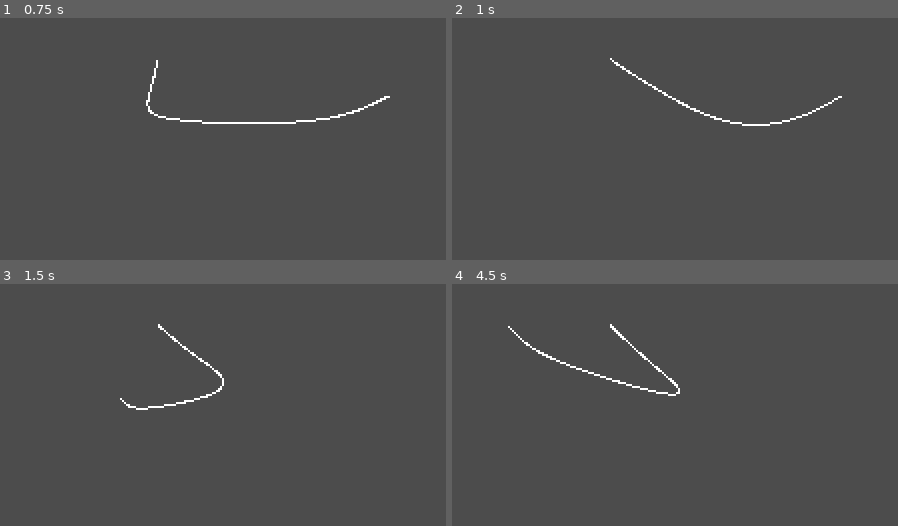
Above: before the commit, frames 1-4 (two rows, left to right).
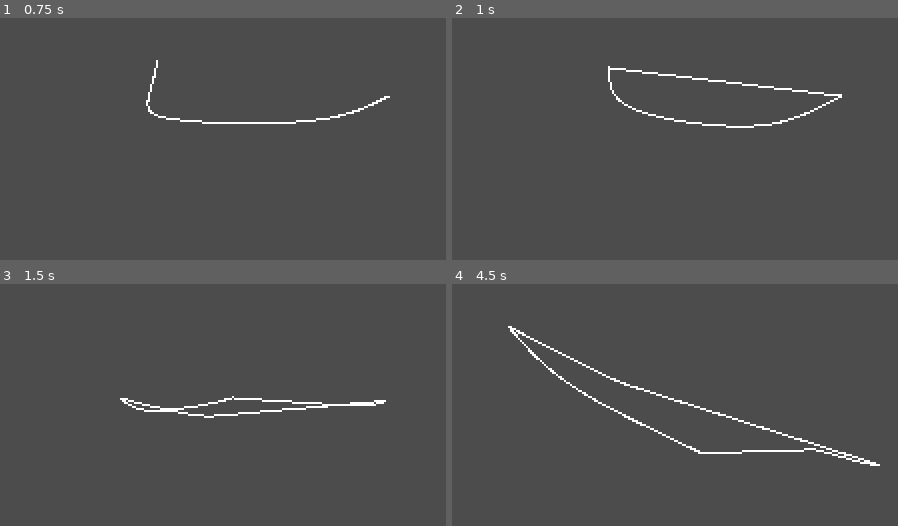
Above: after the commit, the same moments.

Repository: nezvers/Godot_Public_Examples
Game: Godot game, scene res://Scene.tscn
Two runs of this game, one before a commit and one after it. Both use one fixed random seed, a clock stepped at 60 frames per second and the inputs below.
Inputs (mouse positions are in pixels of both pictures, inside the frame that each line leads up to):
- Up to frame 1 (0.75 s): move the mouse to (388, 95) at 0.52 s; press the mouse at (388, 95) at 0.53 s
- Up to frame 2 (1 s): right-click (840, 95) at 0.8 s
- Up to frame 3 (1.5 s): move the mouse to (120, 397) at 1.27 s; release the mouse at (120, 397) at 1.28 s; right-click (120, 397) at 1.35 s
- Up to frame 4 (4.5 s): click (572, 397) at 1.55 s; move the mouse to (764, 300) at 2.02 s; press the mouse at (764, 300) at 2.03 s; right-click (764, 300) at 2.3 s; move the mouse to (666, 450) at 2.77 s; release the mouse at (666, 450) at 2.78 s; right-click (666, 450) at 2.85 s; click (666, 450) at 3.05 s; move the mouse to (893, 434) at 3.52 s; press the mouse at (893, 434) at 3.53 s; right-click (893, 434) at 3.8 s; move the mouse to (509, 325) at 4.27 s; release the mouse at (509, 325) at 4.28 s; right-click (509, 325) at 4.35 s

Frame 1 is identical in both runs. In frame 2, 1.1% of the frame differs, in the area x 34-88%, y 16-46%; in frame 3, 1.2%; in frame 4, 1.9%, in the area x 13-96%, y 16-76%.
Error after the commit: Division By Zero in operator '/'. (res://string.gd:39)

Commit message:
Verlet rope with array

Diff:
--- a/Verlet Rope/project.godot
+++ b/Verlet Rope/project.godot
@@ -34,6 +34,11 @@
 "events": [ Object(InputEventMouseButton,"resource_local_to_scene":false,"resource_name":"","device":0,"alt":false,"shi …(212 unchanged characters)…
  ]
 }
+right_click={
+"deadzone": 0.5,
+"events": [ Object(InputEventMouseButton,"resource_local_to_scene":false,"resource_name":"","device":0,"alt":false,"shift":false,"control":false,"meta":false,"command":false,"button_mask":0,"position":Vector2( 0, 0 ),"global_position":Vector2( 0, 0 ),"factor":1.0,"button_index":2,"pressed":false,"doubleclick":false,"script":null)
+ ]
+}
 
 [rendering]
 
--- a/Verlet Rope/string.gd
+++ b/Verlet Rope/string.gd
@@ -37,6 +37,9 @@
 		pos_ex[0] = get_global_mouse_position()
 		#find the best feel length ratio
 		print("length ratio to distance ",length/pos[count-1].distance_to(pos[0]))
+	if Input.is_action_pressed("right_click"):	#Move start point
+		pos[count-1] = get_global_mouse_position()
+		pos_ex[count-1] = get_global_mouse_position()
 	update_points(delta)
 	update_distance()
 	#update_distance()	#Repeat to get tighter rope
